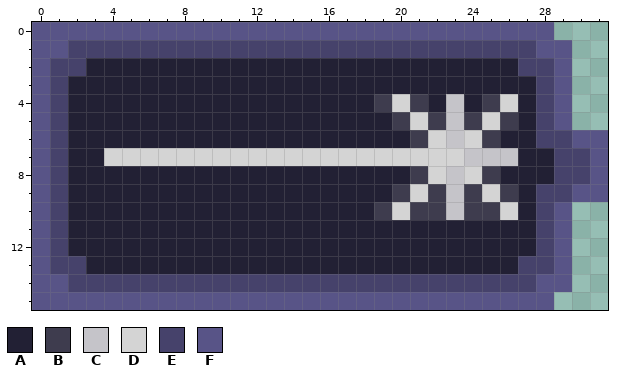
A pixel-art sprite gets an edit: assets/visual/laser.png. The picture above was drawn from the file before the commit.
The file is 32x16 pixels.
Palette (. is transparent): A #222034  B #3e3c4e  C #c5c4c9  D #d4d4d4  E #46426b  F #585487
The result:
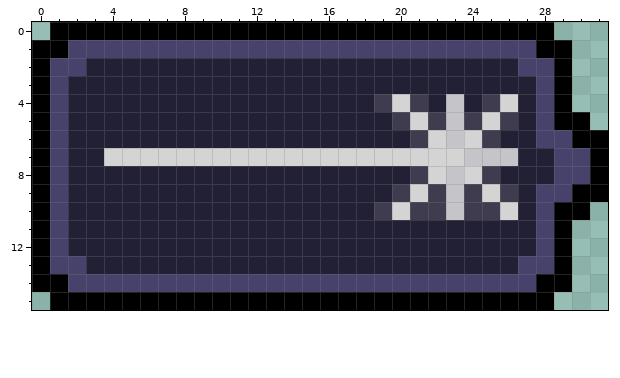
Change:
@@ palette @@
-F #585487
+F #000000
@@ x 0..2 @@
- 0 FFF
+ 0 .FF
  1 FFE
@@ x 28..31 @@
  4 EF..
- 5 EF..
+ 5 EFF.
  6 EEFF
@@ x 28..31 @@
  9 EEFF
-10 EF..
+10 EFF.
 11 EF..
@@ x 0..2 @@
 14 FFE
-15 FFF
+15 .FF
Changed places in both pictures, as pixel boxes (x1, y1, x2, y2):
changed: (32, 22, 608, 310)
